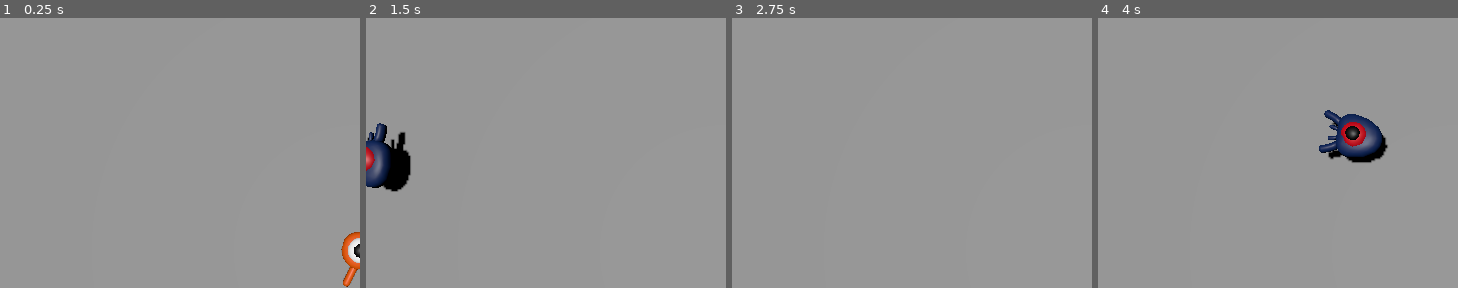
Above: before the commit, frames 1-4 (left to right).
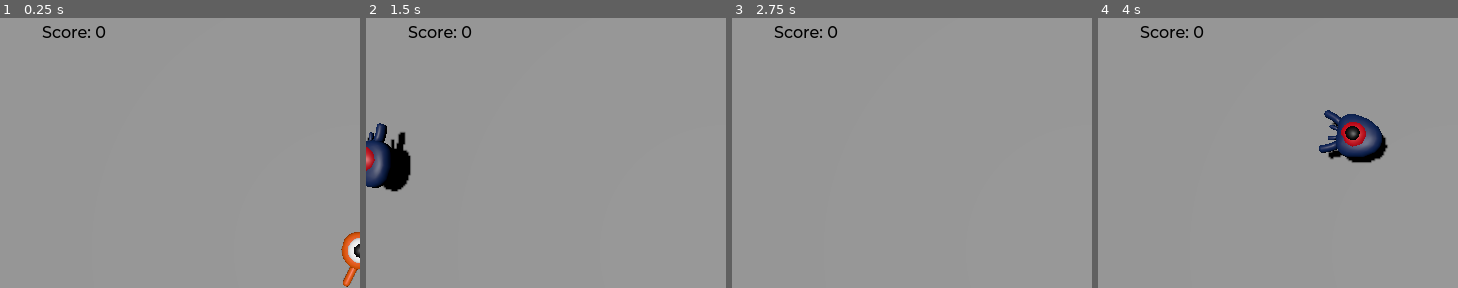
Above: after the commit, the same moments.

Repository: DChristenson/creeps_3d
Game: Godot game, scene res://main.tscn
Same seed, same stepped clock (60 frames per second), same inputs: the game is played once before the commit and once after it. The project has no main scene, so this scene is started directly.
Inputs:
- Up to frame 1 (0.25 s): no input
- Up to frame 2 (1.5 s): tap Enter at 0.5 s; hold D (move_right) 0.53-1.28 s; tap Space (jump) at 0.77 s; hold S (move_back) from 1.28 s (still down)
- Up to frame 3 (2.75 s): tap Space (jump) at 1.52 s; release S (move_back) at 2.03 s; hold D (move_right) from 2.03 s (still down)
- Up to frame 4 (4 s): release D (move_right) at 2.78 s; hold W (move_forward) 2.78-3.53 s; tap Space (jump) at 3.02, 3.77 s; hold A (move_left) from 3.53 s (still down)
The pictures show only the part of the screen within x 0-50%, y 7-57%; the shares and areas given below are measured in that part.

The runs differ from the first frame. In frame 1, 0.3% of the frame differs, in the area x 11-30%, y 2-8%; in frame 2, 0.3%; in frame 3, 0.3%; in frame 4, 0.3%.

Commit message:
add scoring when squashing enemy

Diff:
--- a/main.gd
+++ b/main.gd
@@ -14,6 +14,7 @@
 	mob.initialize(mob_spawn_loc.position, player_position)
 
 	add_child(mob)
+	mob.squashed.connect($UserInterface/ScoreLabel._on_mob_squashed.bind())
 
 
 func _on_player_hit() -> void:
--- a/main.tscn
+++ b/main.tscn
@@ -1,8 +1,10 @@
-[gd_scene load_steps=9 format=3 uid="uid://dhrjpm650vjp5"]
+[gd_scene load_steps=12 format=3 uid="uid://dhrjpm650vjp5"]
 
 [ext_resource type="Script" uid="uid://b3j4rgopxlr3w" path="res://main.gd" id="1_0xm2m"]
 [ext_resource type="PackedScene" uid="uid://b0g7yihvcnpsq" path="res://player.tscn" id="1_ig7tw"]
 [ext_resource type="PackedScene" uid="uid://4yx3w1ivldnl" path="res://mob.tscn" id="2_h2yge"]
+[ext_resource type="FontFile" uid="uid://b2mpiwx53q4ot" path="res://fonts/Montserrat-Medium.ttf" id="4_1bvp3"]
+[ext_resource type="Script" uid="uid://cmwqsgevfgicn" path="res://score_label.gd" id="5_lquwl"]
 
 [sub_resource type="BoxShape3D" id="BoxShape3D_7dm0k"]
 size = Vector3(60, 2, 60)
@@ -23,6 +25,9 @@
 "tilts": PackedFloat32Array(0, 0, 0, 0)
 }
 point_count = 4
+
+[sub_resource type="Theme" id="Theme_lquwl"]
+default_font = ExtResource("4_1bvp3")
 
 [node name="Main" type="Node"]
 script = ExtResource("1_0xm2m")
@@ -79,5 +84,22 @@
 wait_time = 0.5
 autostart = true
 
+[node name="UserInterface" type="Control" parent="."]
+layout_mode = 3
+anchors_preset = 0
+offset_right = 40.0
+offset_bottom = 40.0
+theme = SubResource("Theme_lquwl")
+
+[node name="ScoreLabel" type="Label" parent="UserInterface"]
+layout_mode = 0
+offset_left = 42.0
+offset_top = 41.0
+offset_right = 113.0
+offset_bottom = 72.0
+theme_override_colors/font_color = Color(0, 0, 0, 1)
+text = "Score: 0"
+script = ExtResource("5_lquwl")
+
 [connection signal="hit" from="Player" to="." method="_on_player_hit"]
 [connection signal="timeout" from="MobTimer" to="." method="_on_mob_timer_timeout"]
--- /dev/null
+++ b/score_label.gd
@@ -0,0 +1,8 @@
+extends Label
+
+
+var score = 0
+
+func _on_mob_squashed():
+		score += 1
+		text = "Score: %s" % score
Not shown, added: score_label.gd.uid
